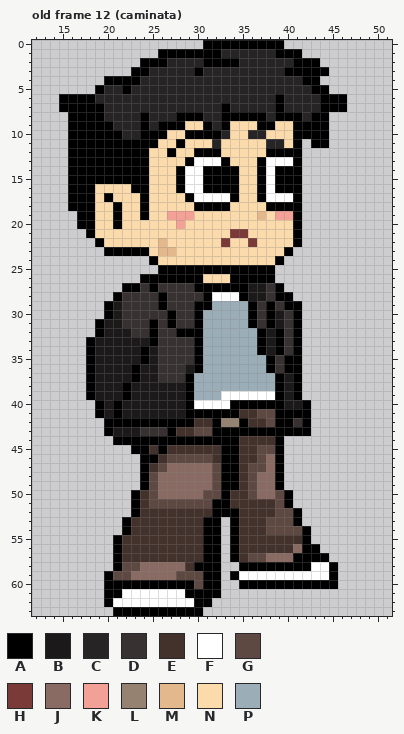
Pixel-art file, stored at Assets/Sprites/Personajes/Protagonista/Protagonista.ase. The picture above was drawn from the file before the commit.
64x64 pixels, 16 frames. Shown: old frame 12 (caminata): x 12..51, y 0..63. The commit also changed other frames, which this record leaves out.
Palette (. is transparent): A #000000  B #1b1919  C #272425  D #373131  E #43312c  F #ffffff  G #5e4842  H #7a3a38  J #896b63  K #f3a096  L #958270  M #e2b88c  N #fbdaac  P #9badb7
Pixels before, old frame 12 (caminata) (only the part around the change), first column x 12:
39 ......ABBBABBBBBBAPPPFFFFFFABA..........
40 .......ABABBBBBBBAFFFFAAAAAABBA.........
41 .......ABABBBBBBBAAAAAAEEGGAAAA.........
42 ........AAAAAAAAAAEEALLAEEGAADA.........
43 ........ABBBDDDAEEGGAAAAAAAAAAA.........
44 .........AAAAAAAAAAAAAAEEEEA............
45 ...........AAEAEEEEEEAAEEGGA............
46 ............AAEGGGGGEAAEEGJA............
47 ............AEGJJJJJGAAEGGJA............
48 ............AGJJJJJJGAAEGJJA............
49 ............AGJJJJJJGAAEGJJA............
50 ...........AEGJJJJJGGAEEGJJGA...........
51 ...........AEGGGGGGGAAEEEEEGA...........
52 ...........AEEEEEEEEAAAEEEEGGA..........
53 ..........AEEEEEEEEAA.AEEEGGGA..........
54 ..........AEEEEEEEEAA.AEEEGGGGA.........
55 .........AEEEEEEEEEAA.AEEEEEEEA.........
56 .........AEEEEEEEEEAA.AEEEEEEJAA........
57 .........AEEEEEEEEEAA.AEGGJJJAAAA.......
58 .........AGGJJJJJEAAA..AAAAAAAAFFA......
59 ........AGGJJJJJGGGAA.AFFFFFFFFFFA......
60 ........AAAAAAAAAAGAA..AAAAAAAAAAA......
61 ........AAFFFFFFFAAAA...................
62 ........AFFFFFFFFFAA....................
63 .........AAAAAAAAAA.....................
New version:
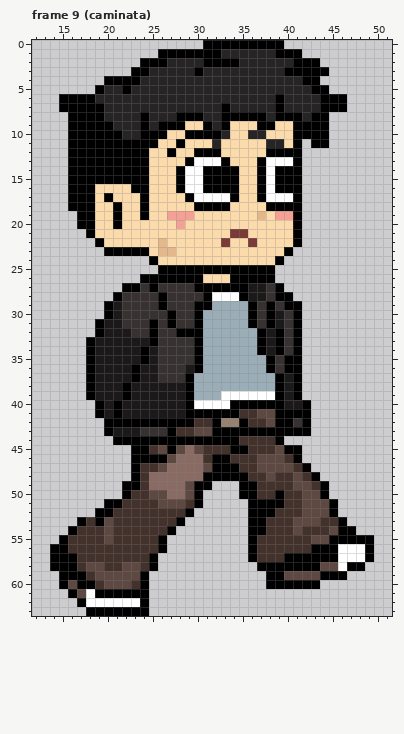
A new or re-ordered frame is compared with the old frame closest to it.
The commit says: Cambiar la caminata del protagonista a una más rígida, estilo Scott Pilgrim (8 cuadros)
Difference:
frames re-ordered
Changed rows in their new state; - is an unchanged pixel.
Frame 9 (caminata) against old frame 12 (caminata), layer "Layer 1":
first column x 14:
45 ------------GAGJG--E-A-EEGAA--------
46 ---------A--A-JJJEA-E---GGEA--------
47 ---------AE------GA---E-GGGEA-------
48 ---------AEJ-----AA--AEEGEEGEA------
49 --------AAEJ---GAA...AAEEEEGGEA-----
50 --------AE--G--GA....AAEEAEEGGA-----
51 ------AAEE-E---EA.....AAAAEEGGGA----
52 -----AAEEE-----A......AAAEEEGGGA----
53 ---AEAGEE-----A....-..AAEEEGGGEEA---
54 --AEEEGEE----A.....-..AAEEE-EEEGAA--
55 -AEEEEGE----A......-..A-----EGGAAAAA
56 AAEEEEEE----A......-..A----EE-AAFFFA
57 AAAEEEEE---A.......-..AEEEA----AFFFA
58 AAAEGGEE--EA.......--..------AGGFAA-
59 -AAAEGG--GA........-....AAGGGGA-A---
60 -AGAAEGGGE-........--...------..----
61 --AGFA--AAA........-----------------
62 ---AFFF---A.......------------------
63 ----AAA----......-------------------
Pixel boxes of the changes (left, top, right, bottom) in both pictures:
changed: (50, 445, 374, 616)
